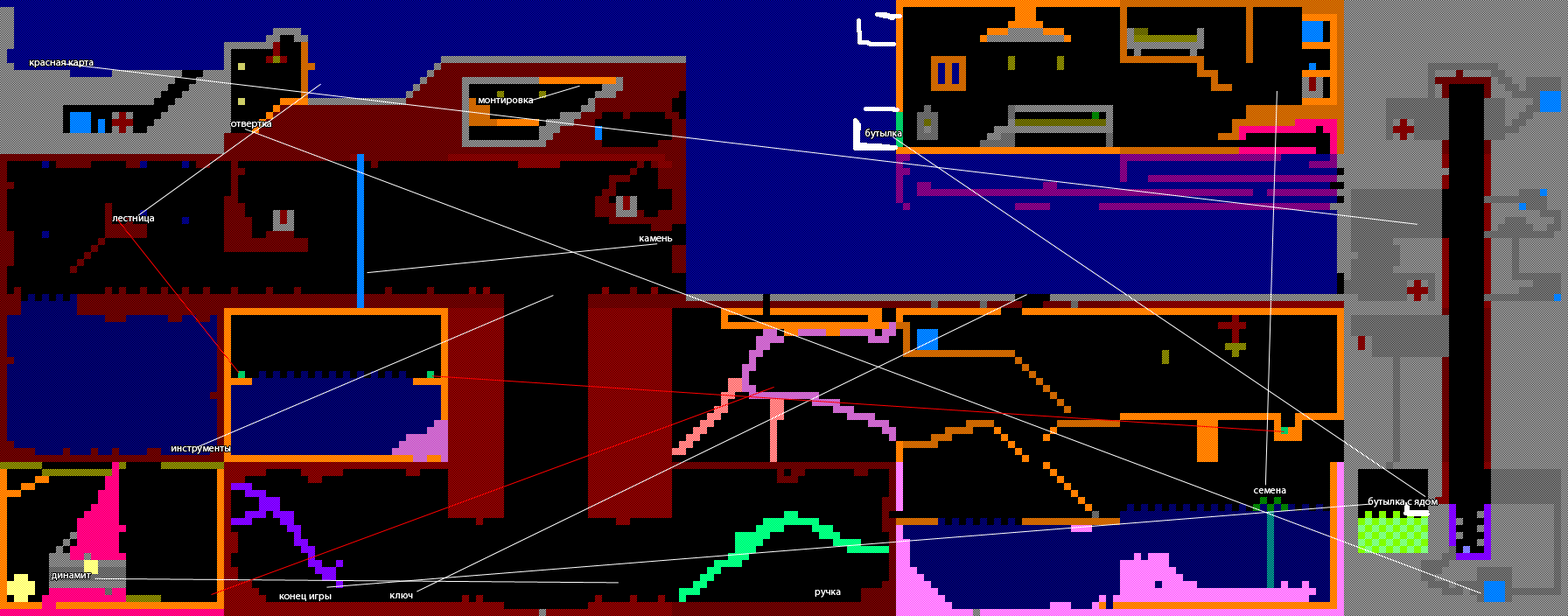
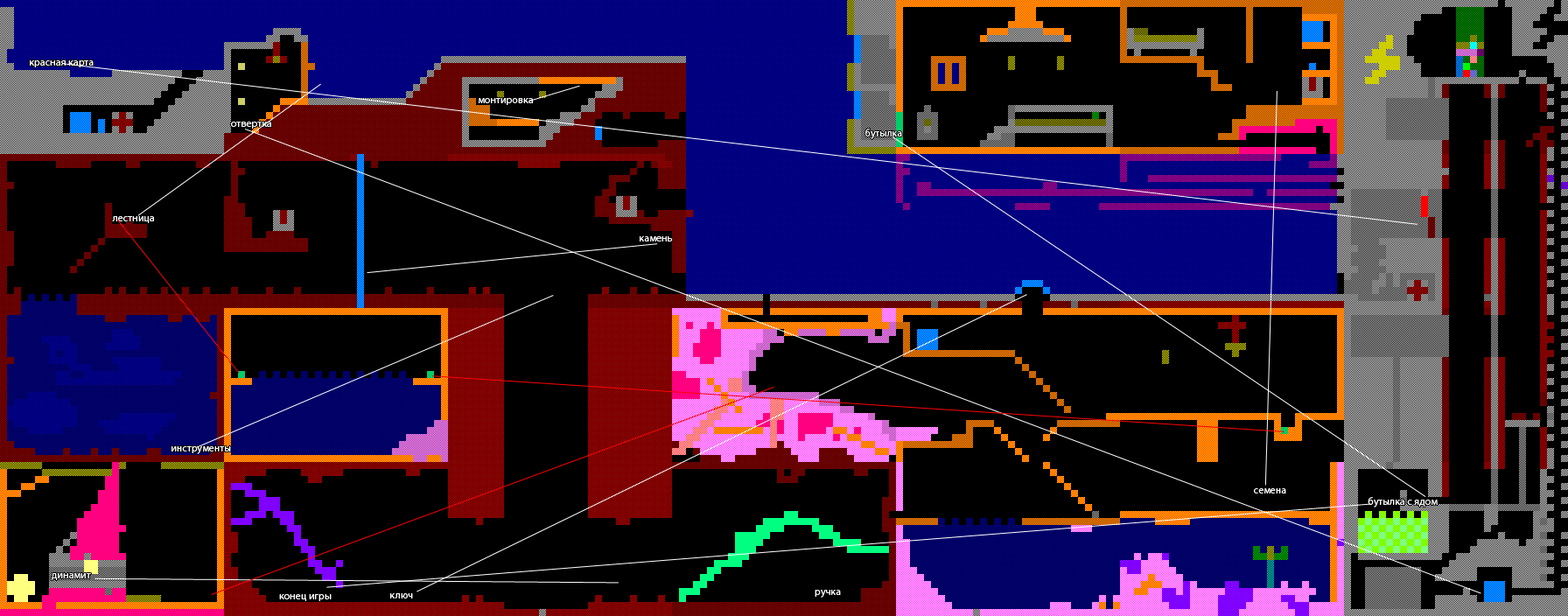
Layers edited between the first and the second (1568, 616) image:
moved "Layer 1" out of group "Предметы", painted on it over [853, 12, 1568, 616]
removed layer "63" over [1351, 462, 1568, 609]
painted on "62" over [1351, 308, 1568, 462]
painted on "61" over [1351, 154, 1568, 308]
painted on "60" over [1365, 0, 1568, 154]
painted on "53" over [1120, 497, 1344, 616]
painted on "42" over [896, 308, 1120, 448]
painted on "41" over [1015, 280, 1050, 294]
painted on "32" over [672, 308, 896, 462]
painted on "31" over [672, 189, 693, 245]
painted on "30" over [672, 0, 896, 154]
painted on "02" over [7, 329, 182, 441]
painted on "01" over [42, 161, 189, 238]
